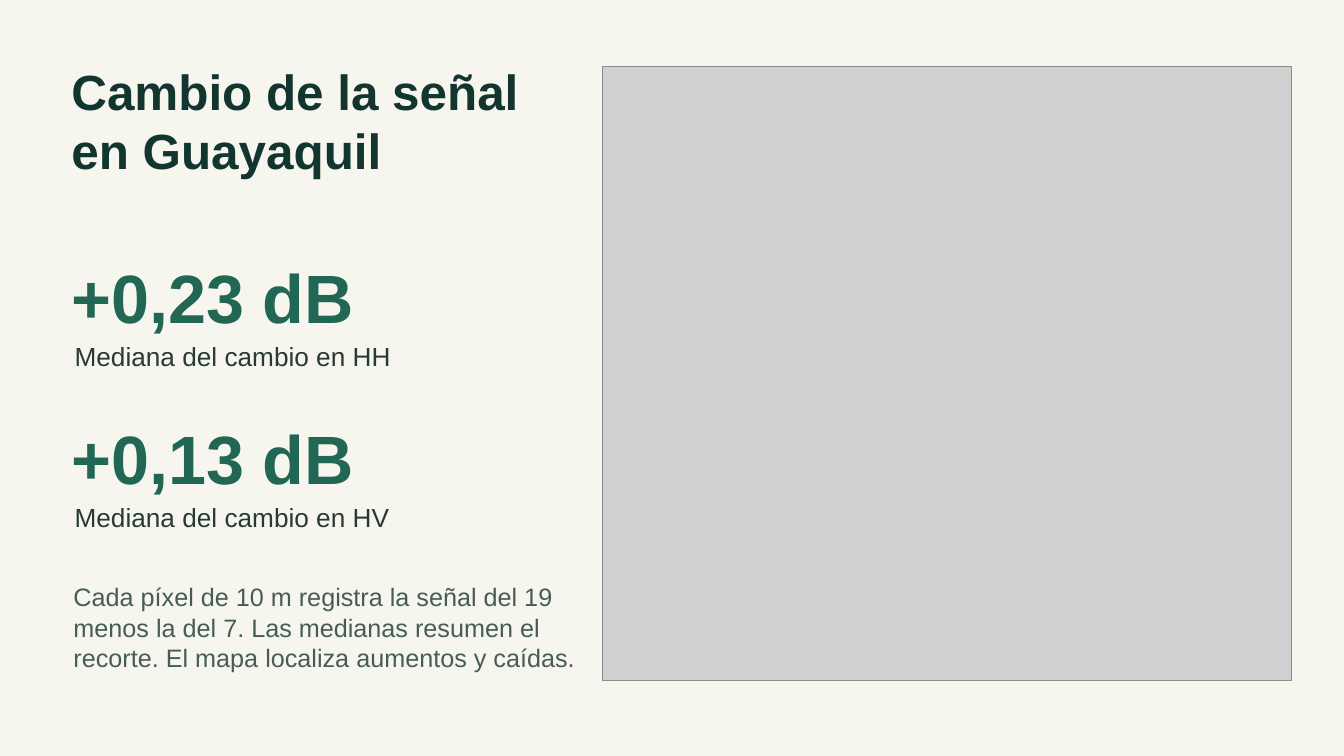
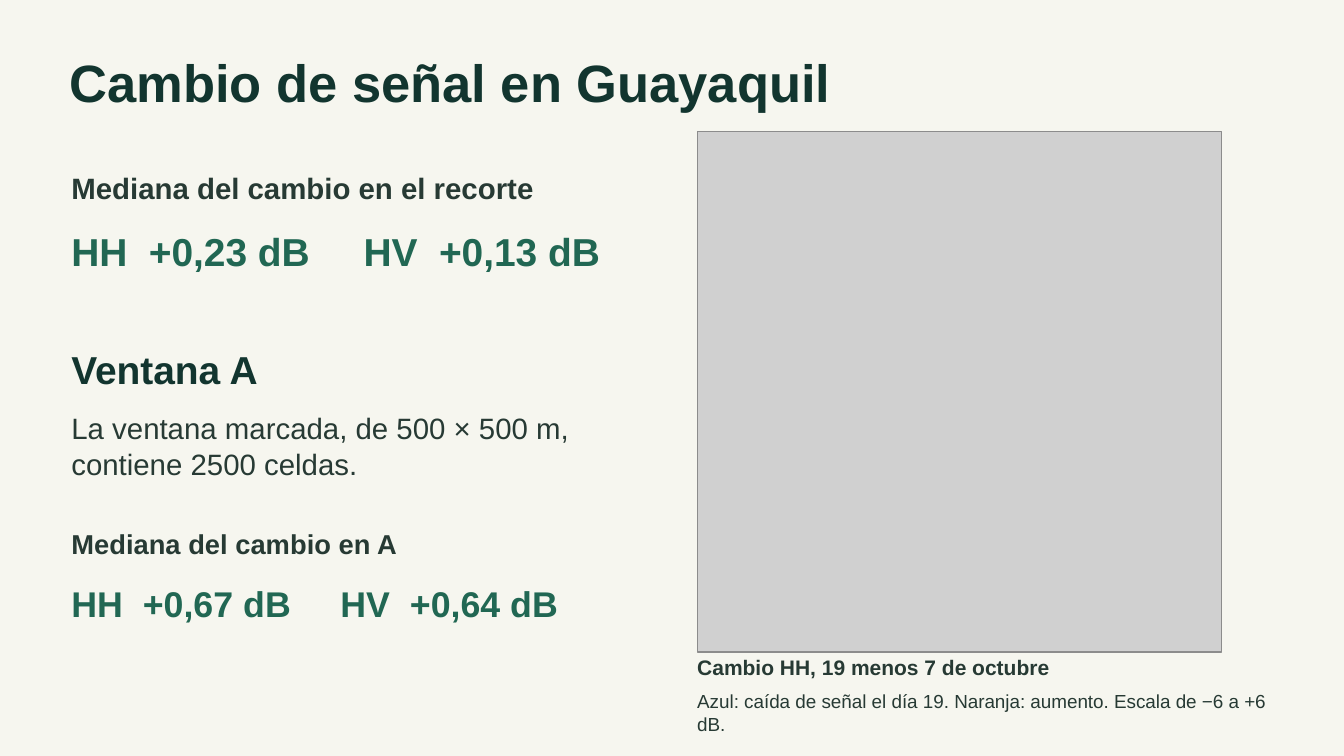
Before and after one commit to Dariuxcks/Illari, a slide deck: slide 4 of docs/demostracion/ILLARI_guia_demostracion.pptx. Drawn at 1344x756 pixels with LibreOffice and Linux fonts; fonts in the diff are those of the drawing; grey boxes stand for pictures. Boxes give left, top, right and bottom in pixels: in the first picture for what was removed or moved away, otherwise in the second. Text is boxed around its words. In the diff, an @@ line names an element or a change of style, - is before the commit and + after.

```diff
--- a/docs/demostracion/ILLARI_guia_demostracion.pptx
+++ b/docs/demostracion/ILLARI_guia_demostracion.pptx
@@ text at <box>69,64,831,113</box>: text changed; size 35.2 to 37.5 pt @@
-Cambio de la señal
-en Guayaquil
+Cambio de señal en Guayaquil
@@ picture: place and size @@
-picture at <box>603,67,1292,681</box>
+picture at <box>698,131,1222,652</box>
@@ text at <box>71,177,534,200</box>: text changed; size 18.8 to 21 pt; bold on @@
-Mediana del cambio en HH
+Mediana del cambio en el recorte
@@ text at <box>71,237,600,272</box>: text changed; size 48.8 to 27.8 pt @@
-+0,23 dB
+HH +0,23 dB HV +0,13 dB
@@ text at <box>71,357,258,385</box>: text changed; size 48.8 to 27.8 pt; text colour #216753 to #12352F @@
-+0,13 dB
+Ventana A
@@ text added at <box>71,417,569,476</box>, 21 pt, text #273A34 @@
+La ventana marcada, de 500 × 500 m, contiene 2500 celdas.
@@ text at <box>71,534,397,555</box>: text changed; size 18.8 to 19.5 pt; bold on @@
-Mediana del cambio en HV
+Mediana del cambio en A
@@ text added at <box>71,591,558,623</box>, 25.5 pt, text #216753, bold @@
+HH +0,67 dB HV +0,64 dB
@@ text removed at <box>73,587,574,673</box> @@
-Cada píxel de 10 m registra la señal del 19 menos la del 7. Las medianas resumen el recorte. El mapa localiza aumentos y caídas.
@@ text added at <box>697,659,1049,679</box>, 15 pt, text #273A34, bold @@
+Cambio HH, 19 menos 7 de octubre
@@ text added at <box>697,694,1265,731</box>, 13.5 pt, text #273A34 @@
+Azul: caída de señal el día 19. Naranja: aumento. Escala de −6 a +6 dB.
```
Also in this commit, not shown: 2 other slides changed, 16 other files.
